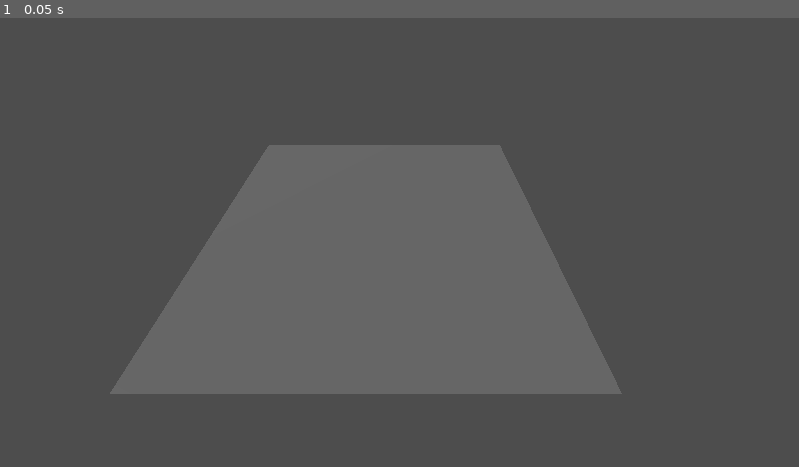
Above: before the commit, frame 1.
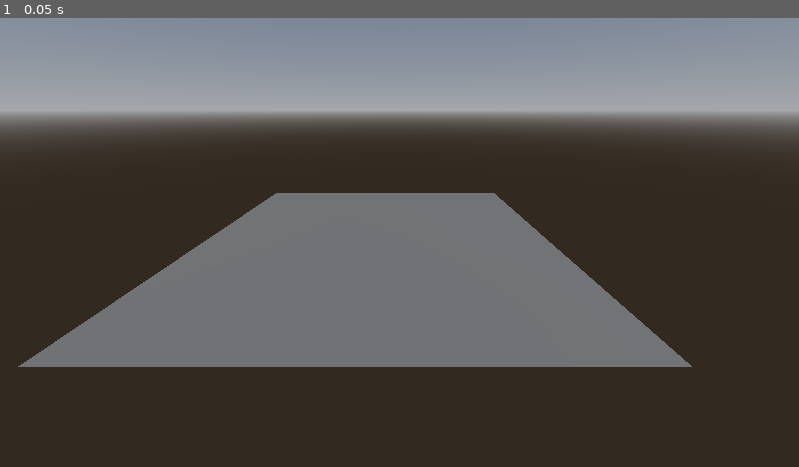
Above: after the commit, the same moment.

Repository: armedturret/Godot-Wave-Simulation
Game: Godot game, scene res://scenes/gerstner_ocean.tscn
Same seed, same stepped clock (60 frames per second), same inputs: the game is played once before the commit and once after it.
Inputs:
- Up to frame 1 (0.05 s): no input

The runs differ from the first frame. In frame 1, 78% of the frame differs, in the area x 0-100%, y 0-100%.

Commit message:
Added a very basic sky material

Diff:
--- a/scenes/gerstner_ocean.tscn
+++ b/scenes/gerstner_ocean.tscn
@@ -1,13 +1,23 @@
 [gd_scene format=3 uid="uid://di60ffgcypgw4"]
 
 [ext_resource type="Script" uid="uid://c4mx012ggauhw" path="res://scripts/ocean_generator.gd" id="1_6p1gb"]
+
+[sub_resource type="ProceduralSkyMaterial" id="ProceduralSkyMaterial_6p1gb"]
+
+[sub_resource type="Sky" id="Sky_co4yx"]
+sky_material = SubResource("ProceduralSkyMaterial_6p1gb")
+
+[sub_resource type="Environment" id="Environment_58q5r"]
+background_mode = 2
+sky = SubResource("Sky_co4yx")
 
 [sub_resource type="ShaderMaterial" id="ShaderMaterial_6p1gb"]
 
 [node name="GerstnerOcean" type="Node3D" unique_id=192684016]
 
 [node name="Camera3D" type="Camera3D" parent="." unique_id=2024993671]
-transform = Transform3D(-1, 1.3243632e-09, -8.7412744e-08, -6.181724e-08, 0.69631374, 0.71773756, 6.181724e-08, 0.71773756, -0.69631374, 4.3429337, 6.1534414, -1.8562274)
+transform = Transform3D(-1, 1.3243605e-09, -8.741274e-08, -3.477997e-08, 0.9113242, 0.41168934, 8.020657e-08, 0.41168934, -0.9113242, 4.3429337, 3.4643254, -3.1891866)
+environment = SubResource("Environment_58q5r")
 
 [node name="OceanGenerator" type="Node3D" parent="." unique_id=1089128055]
 script = ExtResource("1_6p1gb")
